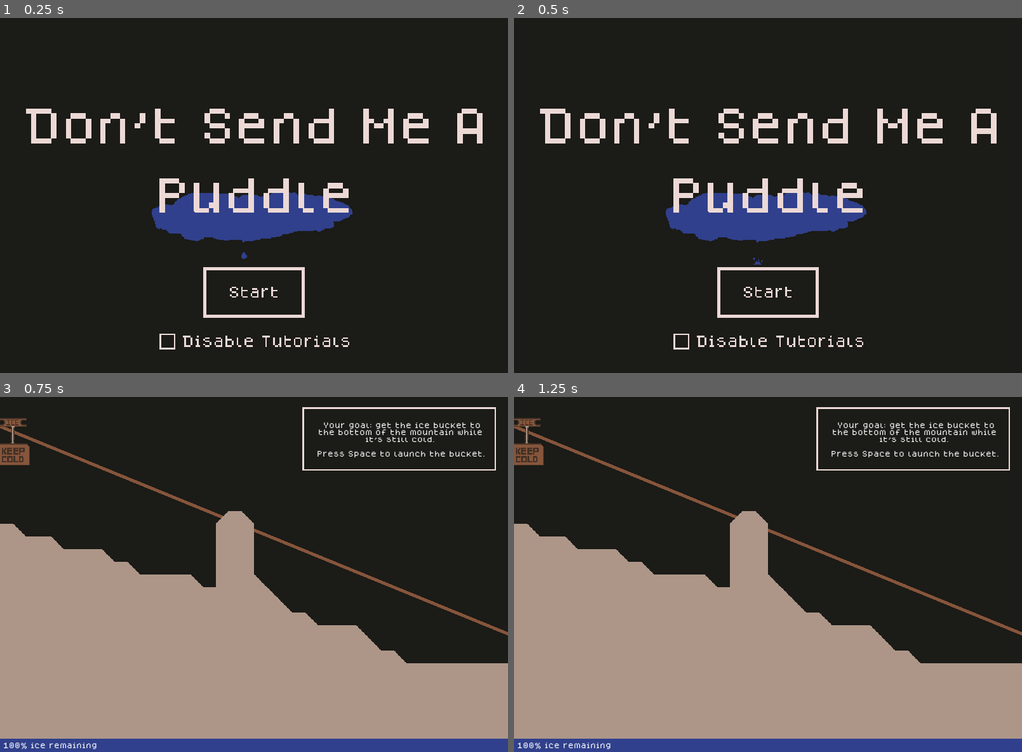
Above: before the commit, frames 1-4 (two rows, left to right).
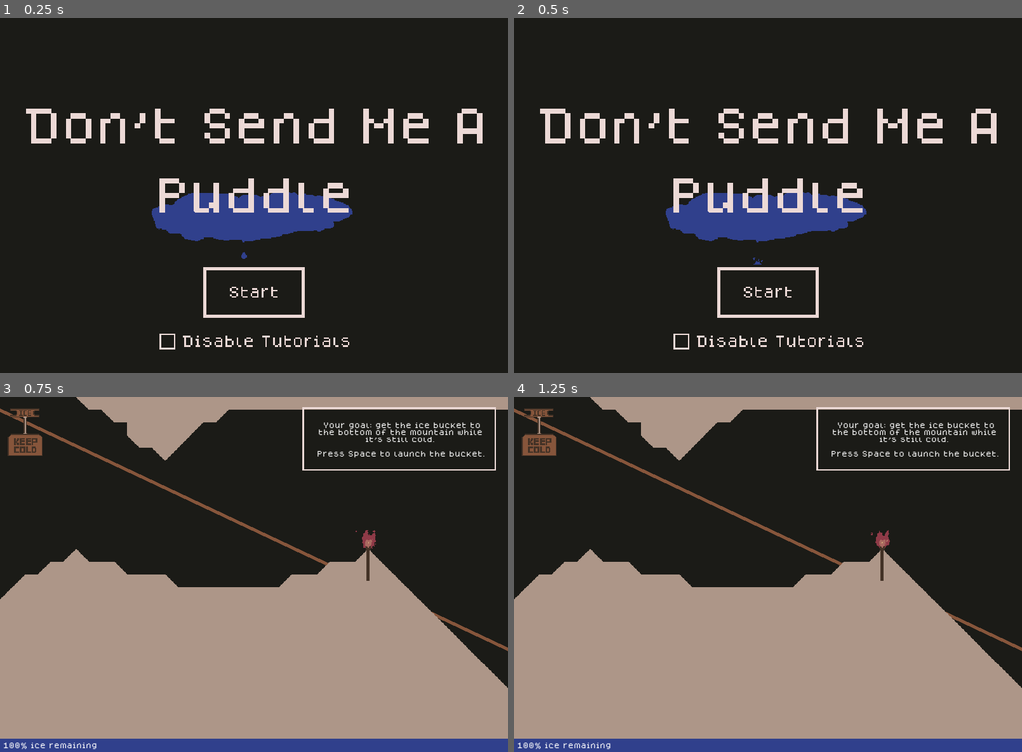
Above: after the commit, the same moments.

Repository: nolenroyalty/ldjam53
Game: Godot game, scene res://UI/TitleScreen.tscn
The game is run twice, just before and just after one commit, with the same random seed, the same clock (stepped at 60 frames per second) and the same inputs.
Inputs (mouse positions are in pixels of both pictures, inside the frame that each line leads up to):
- Up to frame 1 (0.25 s): no input
- Up to frame 2 (0.5 s): no input
- Up to frame 3 (0.75 s): click (254, 670) at 0.5 s
- Up to frame 4 (1.25 s): no input

Frames 1-2 are identical in both runs. In frame 3, 16% of the frame differs, in the area x 0-100%, y 0-82%; in frame 4, 16%.

Commit message:
Louder torch

Diff:
--- a/Hazards/Torch.gd
+++ b/Hazards/Torch.gd
@@ -11,7 +11,7 @@
 
 	emit_signal("hazard_hit")
 	audio.stream = sound
-	audio.volume_db = -20.0
+	# audio.volume_db = -5.0
 	audio.play()
 
 func _ready():
--- a/LevelRunner.gd
+++ b/LevelRunner.gd
@@ -9,7 +9,7 @@
 			   preload("res://Levels/LevelCave1.tscn"),
 			   preload("res://Levels/LevelCaveFireJump.tscn"),
 			   preload("res://Levels/LevelIntoHole.tscn") ]
-var level_index = 0
+var level_index = 3
 var current_level = null
 
 func end_game():
